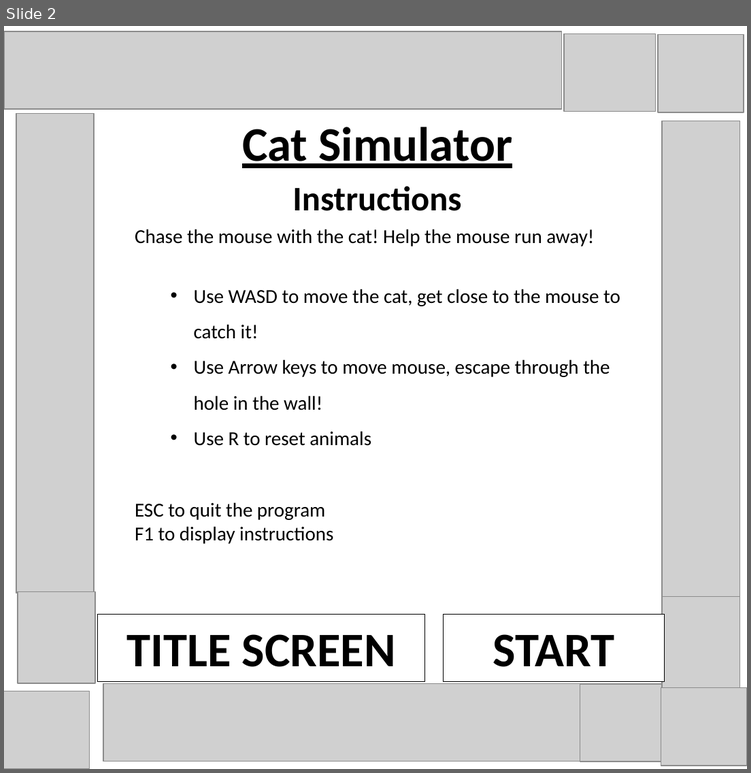
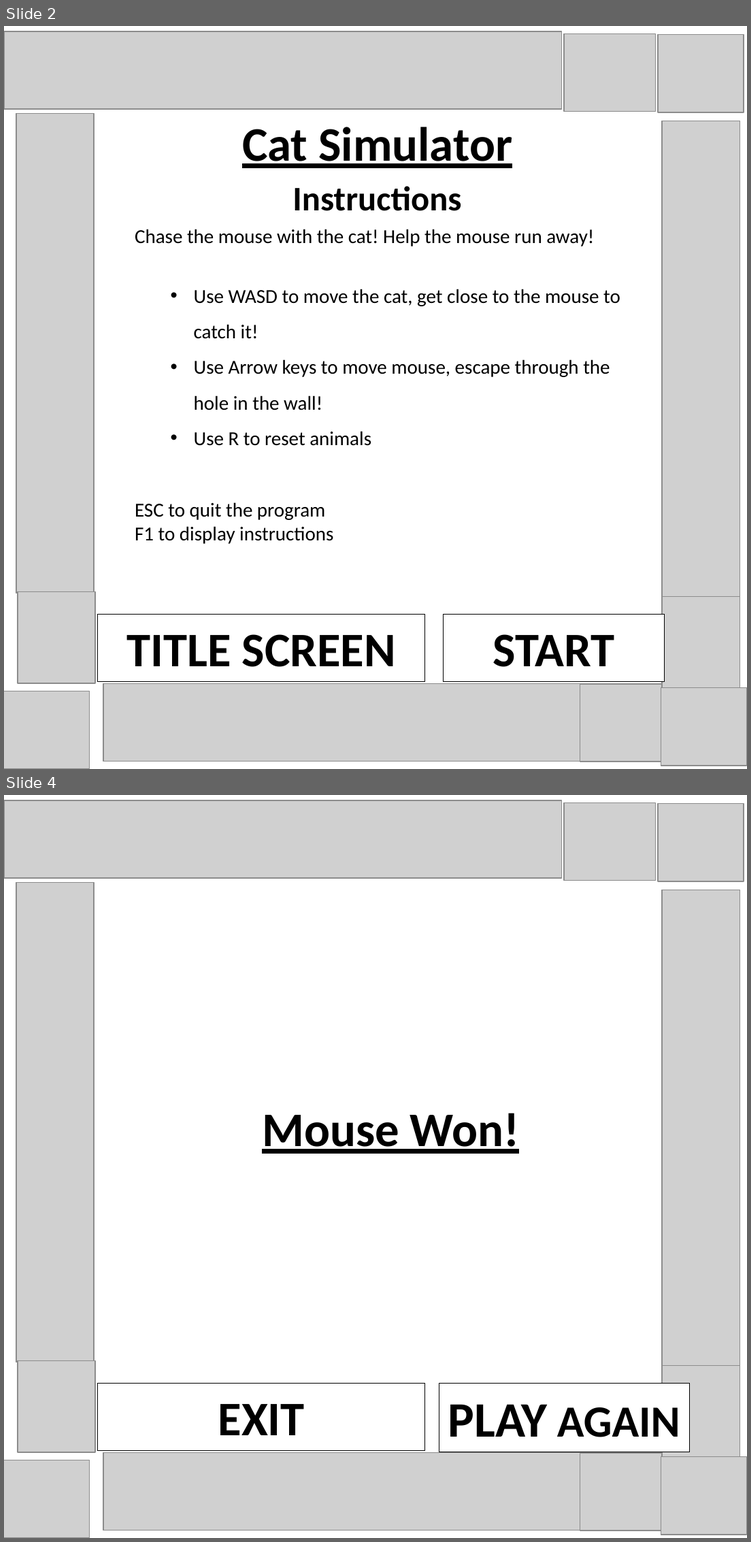
Before and after one commit to hsteeleIO/CS473-Project2, a slide deck: textures/Title Screen.pptx. Shown one above the other, each under a label of ours: slide 2 before the commit, slides 2 and 4 after it; the slides between them are not shown. The pictures are 751x773 and 751x1542 pixels, drawn with LibreOffice and Linux fonts; fonts in the diff are those of the drawing; grey boxes stand for pictures; background and template pictures are left out. Boxes give left, top, right and bottom in pixels: in the first picture for what was removed or moved away, otherwise in the second. Text is boxed around its words. In the diff, an @@ line names an element or a change of style, - is before the commit and + after.

```diff
--- a/textures/Title Screen.pptx
+++ b/textures/Title Screen.pptx
@@ slide 4 added at (4,795,747,1538), background picture (left out) @@
@@ picture added at (4,800,561,878) @@
@@ picture added at (564,803,655,881) @@
@@ picture added at (657,804,743,881) @@
@@ picture added at (16,882,94,1361) @@
@@ picture added at (662,890,740,1370) @@
@@ text added at (262,1113,519,1153), 38.9 pt, text #000000, bold, underline @@
+Mouse Won!
@@ picture added at (18,1360,95,1452) @@
@@ picture added at (662,1366,740,1457) @@
@@ rectangle added at (98,1383,425,1451), fill #FFFFFF, outline #000000 0.75 pt, 38.9 pt, text #000000, bold @@
+EXIT
@@ rectangle added at (439,1383,689,1452), fill #FFFFFF, outline #000000 0.75 pt, 36 pt, text #000000, bold @@
+PLAY AGAIN
@@ picture added at (4,1460,90,1538) @@
@@ picture added at (103,1452,583,1529) @@
@@ picture added at (580,1453,672,1531) @@
@@ picture added at (661,1457,747,1534) @@
```
Also in this commit, not shown: 1 other slide added, 39 other files.
